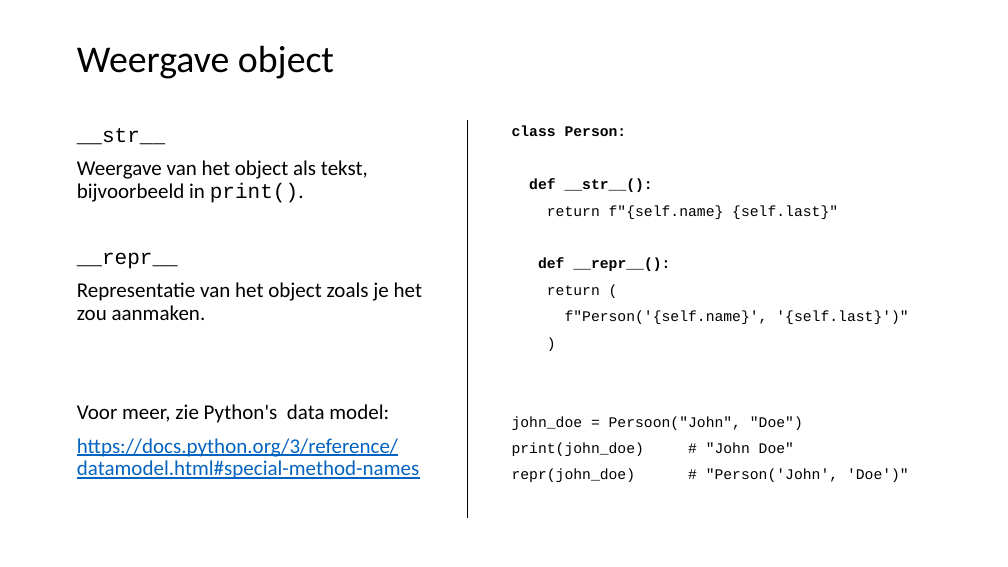
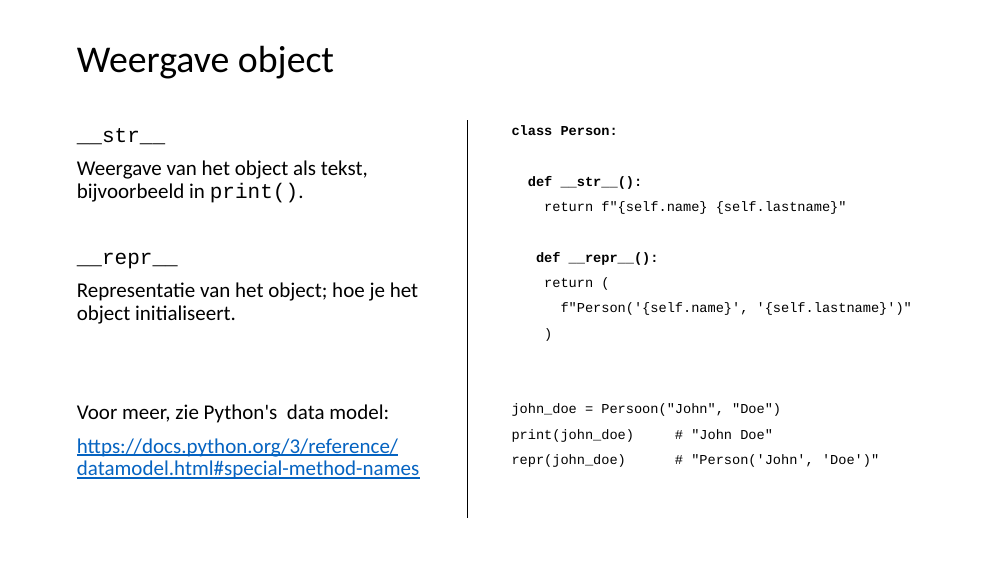
Before and after one commit to LFKoning/knowledge-sharing, a slide deck: slide 47 of python_trainees/1_basics_classes/python_traineeship_1.pptx (slide 46 before the commit). Drawn at 1008x567 pixels with LibreOffice and Linux fonts; fonts in the diff are those of the drawing. Boxes give left, top, right and bottom in pixels: in the first picture for what was removed or moved away, otherwise in the second. Text is boxed around its words. In the diff, an @@ line names an element or a change of style, - is before the commit and + after.

```diff
--- a/python_trainees/1_basics_classes/python_traineeship_1.pptx
+++ b/python_trainees/1_basics_classes/python_traineeship_1.pptx
@@ text at (512, 126, 879, 467): size 14 to 13 pt in "class Person:", "def __str__():", "def __repr__():", "return (" and 4 more places @@
@@ text at (544, 201, 847, 214): text changed; size 14 to 13 pt @@
-return f"{self.name} {self.last}"
+return f"{self.name} {self.lastname}"
@@ text at (77, 282, 418, 324): text changed @@
-Representatie van het object zoals je het zou aanmaken.
+Representatie van het object; hoe je het object initialiseert.
@@ text at (561, 302, 912, 315): text changed; size 14 to 13 pt @@
-f"Person('{self.name}', '{self.last}')"
+f"Person('{self.name}', '{self.lastname}')"
```
Also in this commit, not shown: 6 other slides changed, 5 slides added, 1 slide removed, 11 other files.
